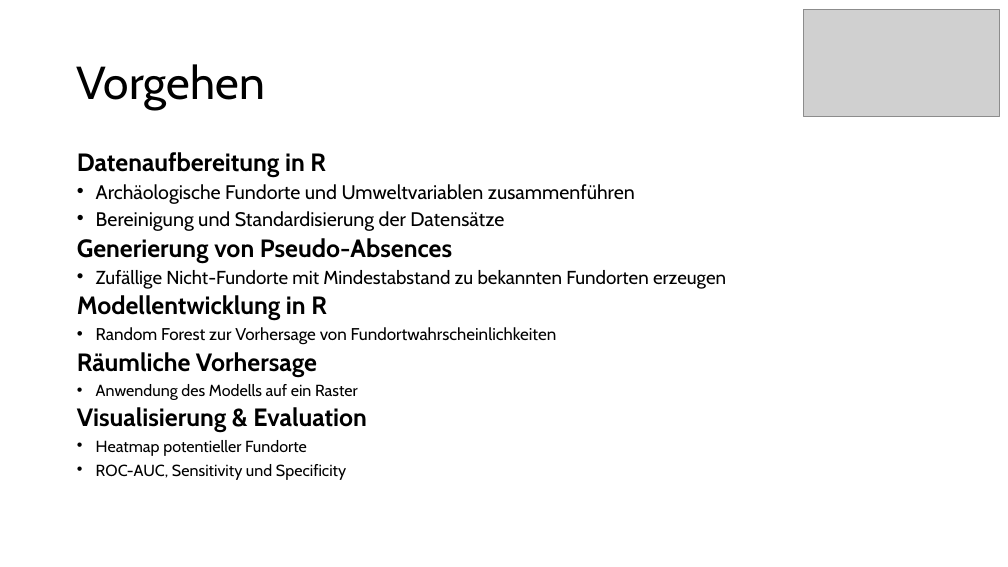
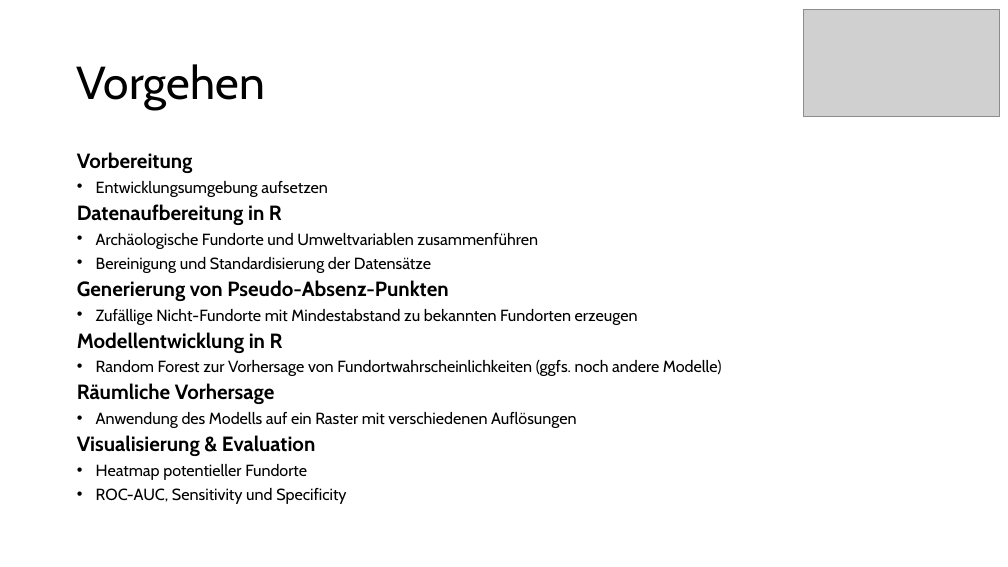
Before and after one commit to tmjung/DataChallenges, a slide deck: slide 3 of Zwischenpraesentation_DC_Bonju.pptx. Drawn at 1008x567 pixels with LibreOffice and Linux fonts; fonts in the diff are those of the drawing; grey boxes stand for pictures. Boxes give left, top, right and bottom in pixels: in the first picture for what was removed or moved away, otherwise in the second. Text is boxed around its words. In the diff, an @@ line names an element or a change of style, - is before the commit and + after.

```diff
--- a/Zwischenpraesentation_DC_Bonju.pptx
+++ b/Zwischenpraesentation_DC_Bonju.pptx
@@ text at (77, 152, 328, 197): paragraphs added @@
+Vorbereitung
+• Entwicklungsumgebung aufsetzen
@@ text at (77, 204, 638, 504): size 23.8 to 19.6 pt in "Datenaufbereitung in R", "Modellentwicklung in R", "Räumliche Vorhersage", "Visualisierung & Evaluation"; size 18.7 to 15.4 pt in "Archäologische Fundorte und Umweltvariablen zusammenführen", "Bereinigung und Standardisierung der Datensätze"; size 17.9 to 15.4 pt in "Zufällige Nicht-Fundorte mit Mindestabstand zu bekannten Fun ..."; size 15.3 to 15.4 pt in "Heatmap potentieller Fundorte", "ROC-AUC, Sensitivity und Specificity" @@
@@ text at (77, 280, 448, 301): text changed; size 23.8 to 19.6 pt @@
-Generierung von Pseudo-Absences
+Generierung von Pseudo-Absenz-Punkten
@@ text at (96, 360, 722, 376): text changed; size 16.1 to 15.4 pt @@
-• Random Forest zur Vorhersage von Fundortwahrscheinlichkeiten
+• Random Forest zur Vorhersage von Fundortwahrscheinlichkeiten (ggfs. noch andere Modelle)
@@ text at (96, 412, 577, 428): text changed; size 15.3 to 15.4 pt @@
-• Anwendung des Modells auf ein Raster
+• Anwendung des Modells auf ein Raster mit verschiedenen Auflösungen
```
Also in this commit, not shown: 3 other slides changed.
